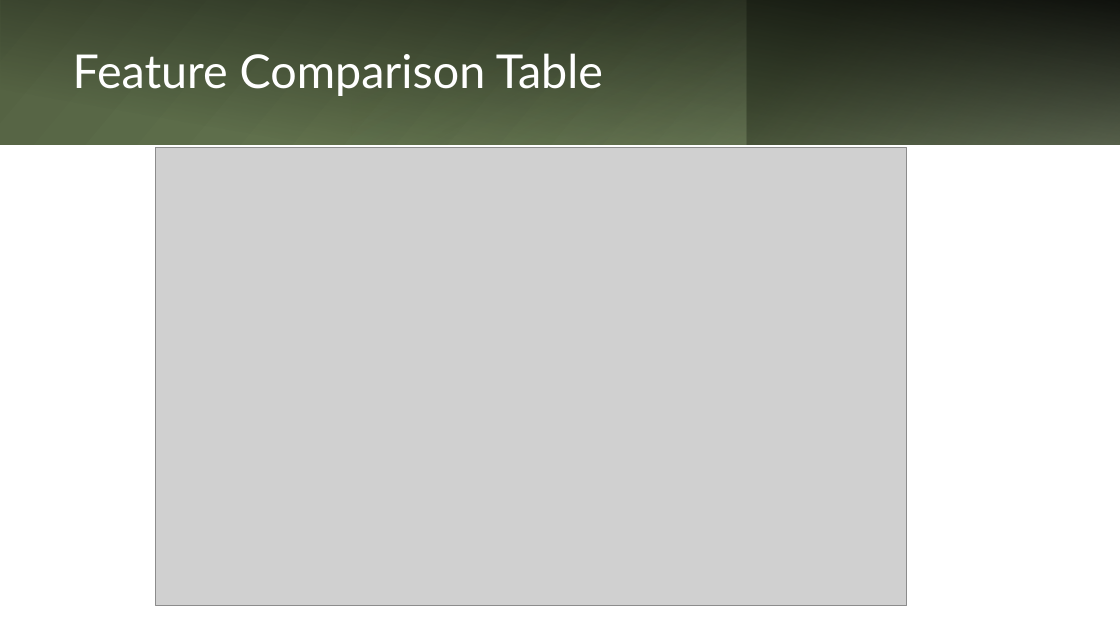
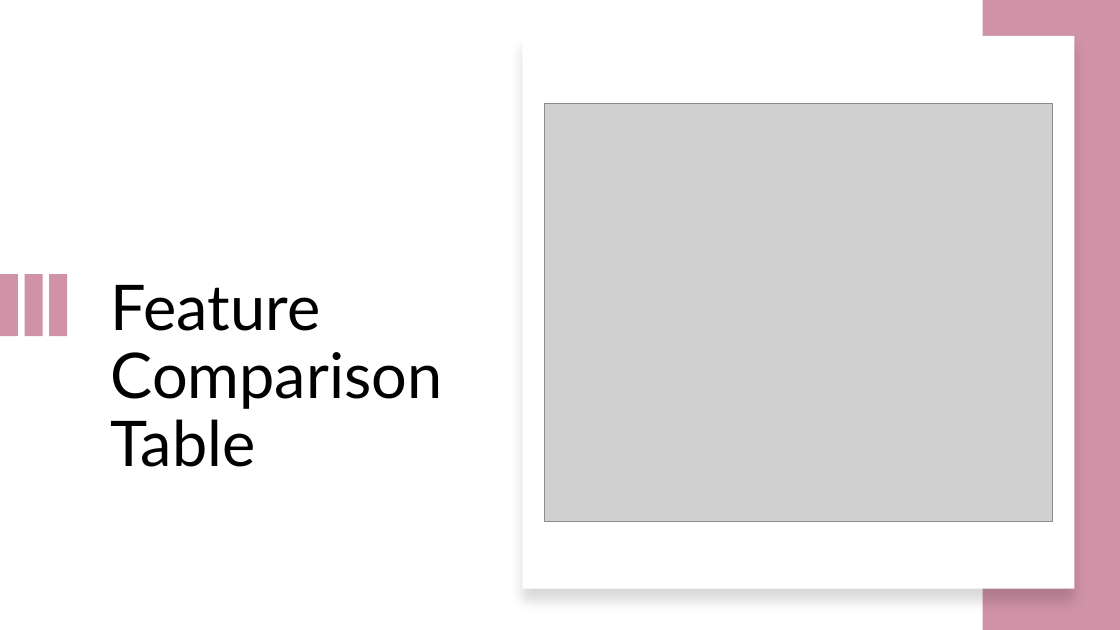
Before and after one commit to Aya2002Amjad/GP2, a slide deck: slide 7 of documentations/GP2PowePoint.pptx (slide 3 before the commit). Drawn at 1120x630 pixels with LibreOffice and Linux fonts; fonts in the diff are those of the drawing; grey boxes stand for pictures. Boxes give left, top, right and bottom in pixels: in the first picture for what was removed or moved away, otherwise in the second. Text is boxed around its words. In the diff, an @@ line names an element or a change of style, - is before the commit and + after.

```diff
--- a/documentations/GP2PowePoint.pptx
+++ b/documentations/GP2PowePoint.pptx
@@ rectangle removed at (x1=0, y1=0, x2=1120, y2=145) @@
@@ rectangle removed at (x1=0, y1=0, x2=1120, y2=145) @@
@@ rectangle removed at (x1=351, y1=0, x2=747, y2=145) @@
@@ rectangle removed at (x1=747, y1=0, x2=1120, y2=145) @@
@@ rectangle added at (x1=983, y1=0, x2=1120, y2=630), fill #D092A7 @@
@@ rectangle added at (x1=523, y1=36, x2=1075, y2=589), fill #FFFFFF @@
@@ picture added at (x1=544, y1=103, x2=1053, y2=522) @@
@@ picture removed at (x1=155, y1=147, x2=907, y2=606) @@
@@ rectangle added at (x1=0, y1=274, x2=18, y2=336), fill #D092A7 @@
@@ rectangle added at (x1=24, y1=274, x2=42, y2=336), fill #D092A7 @@
@@ rectangle added at (x1=50, y1=274, x2=67, y2=336), fill #D092A7 @@
@@ title "Feature Comparison Table" moved from (x1=73, y1=53, x2=603, y2=96) to (x1=111, y1=285, x2=443, y2=467) @@
@@ title "Feature Comparison Table" at (x1=111, y1=285, x2=443, y2=467): size 40 to 54 pt, text colour #FFFFFF to #000000; vertical alignment middle to top @@
```
Also in this commit, not shown: 3 other slides changed, 1 slide added, 1 slide removed, 3 other files.
